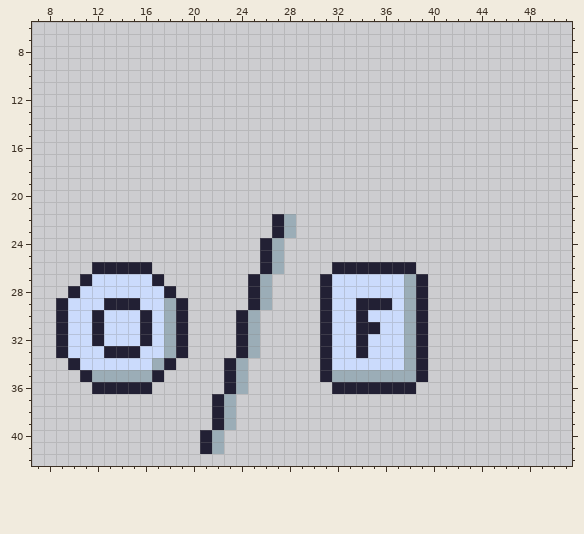
One commit to this pixel-art file: Assets/UI/F.aseprite. Above, as it was before the edit.
64x64 pixels, 1 frame. Shown: x 7..51, y 6..42.
Now the later version:
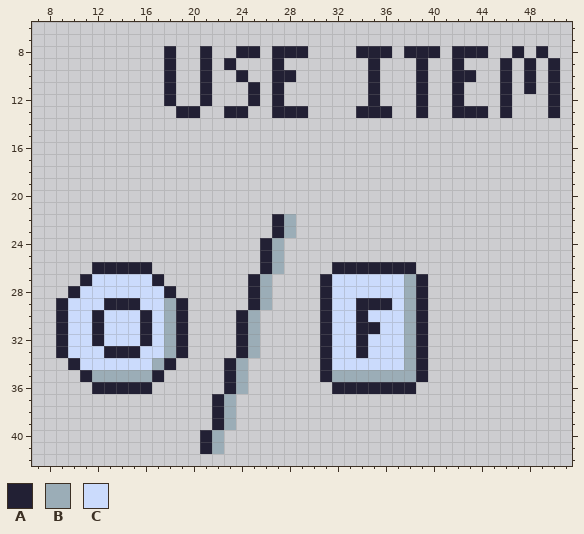
Palette (. is transparent): A #222034  B #9badb7  C #cbdbfc
Diff:
y 8: x 18 . -> A; x 21 . -> A; x 24..25 .. -> AA; x 27..29 ... -> AAA; x 34..36 ... -> AAA; x 38..40 ... -> AAA; x 42..44 ... -> AAA; x 47 . -> A; x 49 . -> A
y 9: x 18 . -> A; x 21 . -> A; x 23 . -> A; x 27 . -> A; x 35 . -> A; x 39 . -> A; x 42 . -> A; x 46 . -> A; x 48 . -> A; x 50 . -> A
y 10: x 18 . -> A; x 21 . -> A; x 24 . -> A; x 27..28 .. -> AA; x 35 . -> A; x 39 . -> A; x 42..43 .. -> AA; x 46 . -> A; x 48 . -> A; x 50 . -> A
y 11: x 18 . -> A; x 21 . -> A; x 25 . -> A; x 27 . -> A; x 35 . -> A; x 39 . -> A; x 42 . -> A; x 46 . -> A; x 48 . -> A; x 50 . -> A
y 12: x 18 . -> A; x 21 . -> A; x 25 . -> A; x 27 . -> A; x 35 . -> A; x 39 . -> A; x 42 . -> A; x 46 . -> A; x 50 . -> A
y 13: x 19..20 .. -> AA; x 23..24 .. -> AA; x 27..29 ... -> AAA; x 34..36 ... -> AAA; x 39 . -> A; x 42..44 ... -> AAA; x 46 . -> A; x 50 . -> A
Where, in picture pixels (left, top, right, bottom), the same in both pictures:
added: (164, 46, 308, 118)
added: (356, 46, 560, 118)
